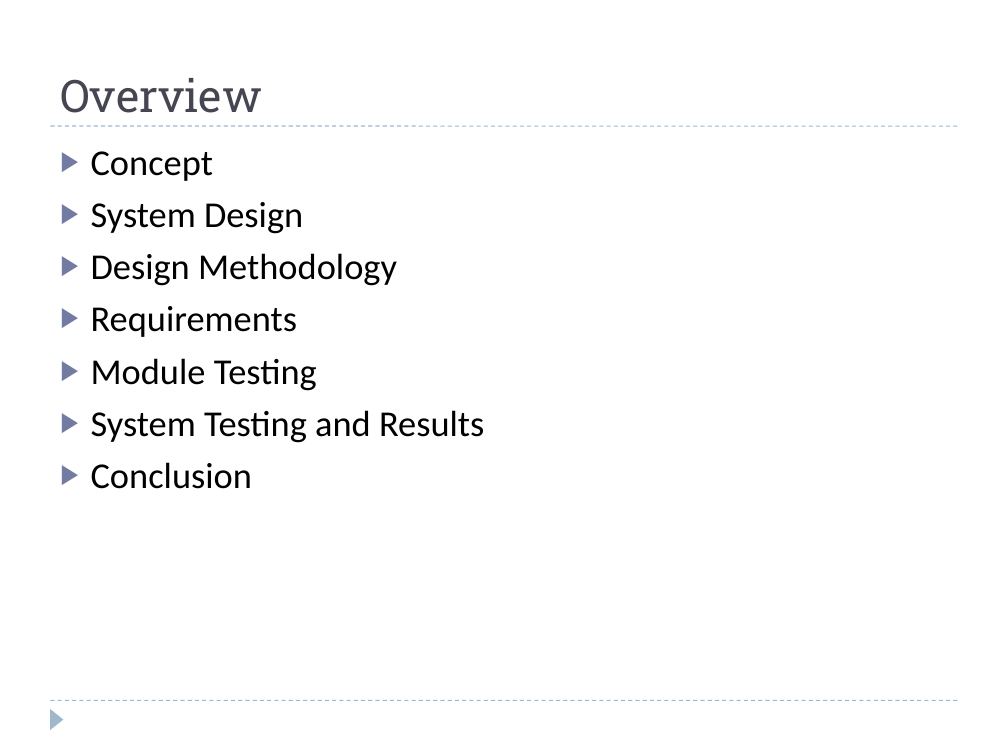
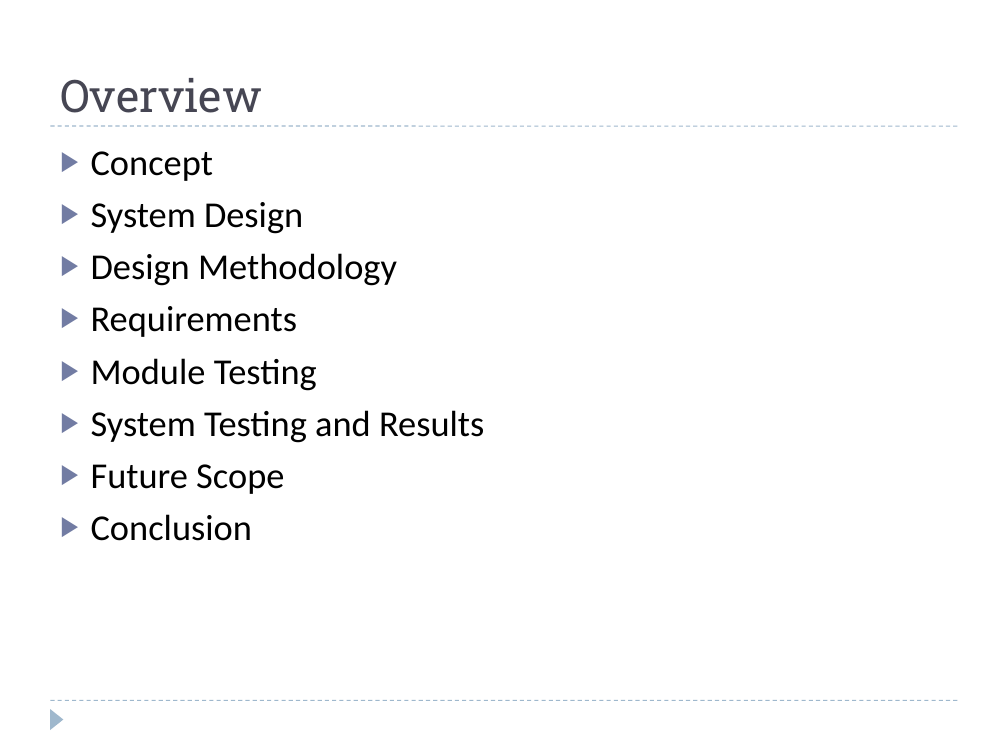
Before and after one commit to prithvi14/ChildAlertSystem, a slide deck: slide 2 of ChildAlertSystem/ProjectDocuments/ECE574_final_project.pptx. Drawn at 1008x756 pixels with LibreOffice and Linux fonts; fonts in the diff are those of the drawing. Boxes give left, top, right and bottom in pixels: in the first picture for what was removed or moved away, otherwise in the second. Text is boxed around its words. In the diff, an @@ line names an element or a change of style, - is before the commit and + after.

```diff
--- a/ChildAlertSystem/ProjectDocuments/ECE574_final_project.pptx
+++ b/ChildAlertSystem/ProjectDocuments/ECE574_final_project.pptx
@@ text at box(91, 464, 284, 494): paragraph added @@
+▶ Future Scope
```
Also in this commit, not shown: 5 other slides changed, 2 slides added.
